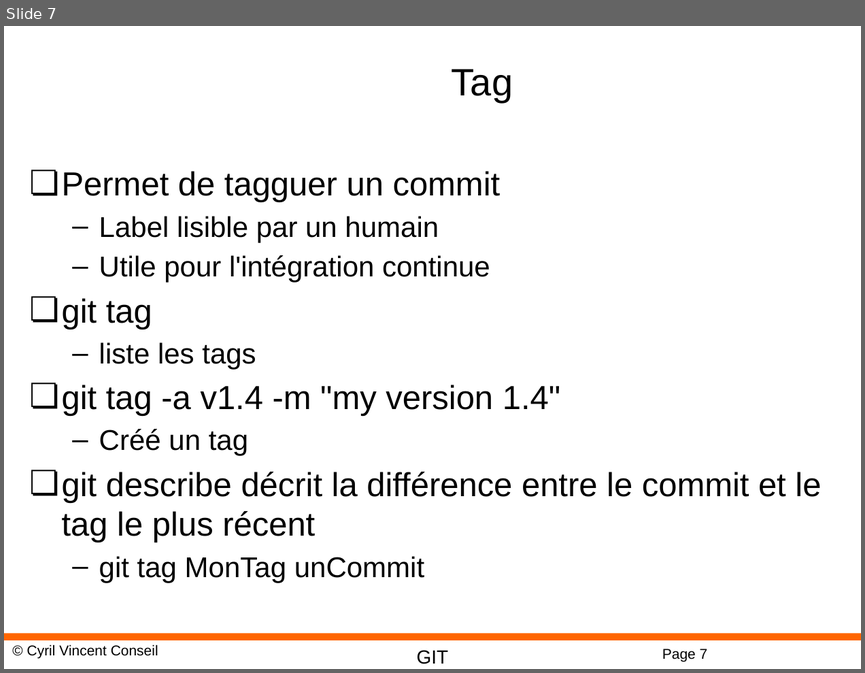
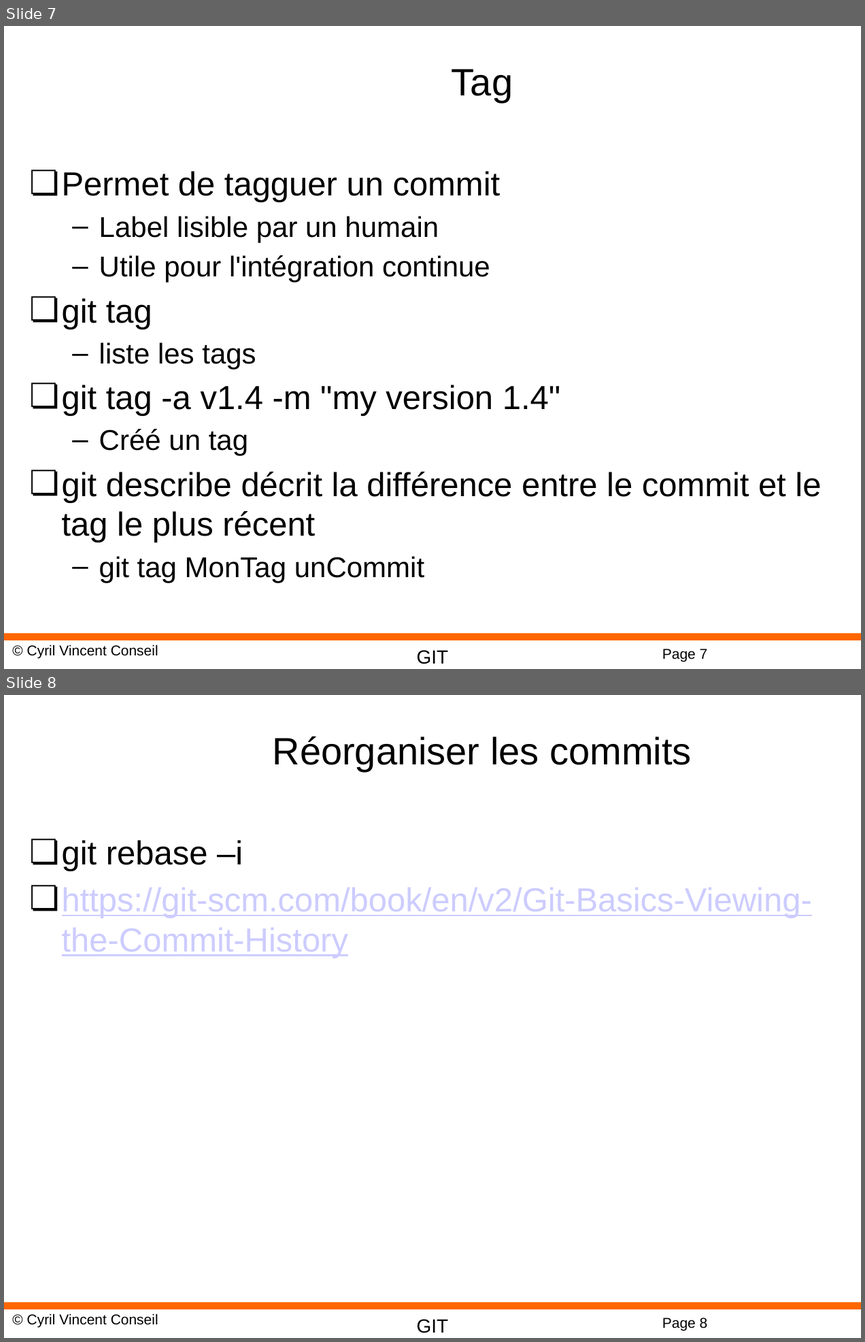
Before and after one commit to cyrilvincent/git, a slide deck: ppt/GIT06-Advanced.pptx. Shown one above the other, each under a label of ours: slide 7 before the commit, slides 7 and 8 after it. The pictures are 865x673 and 865x1342 pixels, drawn with LibreOffice and Linux fonts; fonts in the diff are those of the drawing; background and template pictures are left out. Boxes give left, top, right and bottom in pixels: in the first picture for what was removed or moved away, otherwise in the second. Text is boxed around its words. In the diff, an @@ line names an element or a change of style, - is before the commit and + after.

```diff
--- a/ppt/GIT06-Advanced.pptx
+++ b/ppt/GIT06-Advanced.pptx
@@ slide 8 added at (4, 695, 861, 1338), background #FFFFFF; not listed: 4 template elements that a slide beside it also shows @@
@@ title added at (273, 736, 691, 772), 32 pt, text #000000 @@
+Réorganiser les commits
@@ text added at (62, 840, 812, 958), 28 pt, text #CCCCFF, underline @@
+❏ git rebase –i
+❏ https://git-scm.com/book/en/v2/Git-Basics-Viewing-the-Commit-History
```
Also in this commit, not shown: 2 other files.
